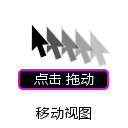
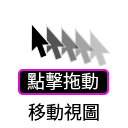
Two versions of the same layered image (128 × 128). Layer-by-layer changes:
renamed "移动视图" to "移動視圖", painted on it over [left=28, top=103, right=99, bottom=121]
renamed "drop shadow" to "Drop Shadow", painted on it over [left=28, top=103, right=99, bottom=121]
renamed "点击 拖动" to "點擊拖動", painted on it over [left=27, top=72, right=98, bottom=90]
painted on "mouse box" over [left=18, top=85, right=109, bottom=95]
